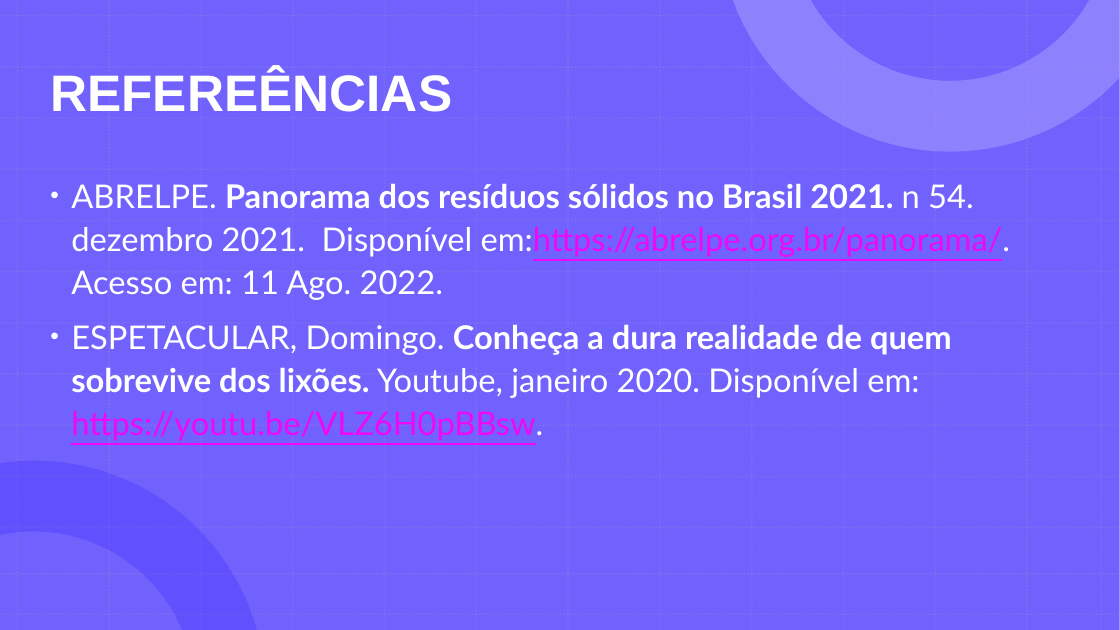
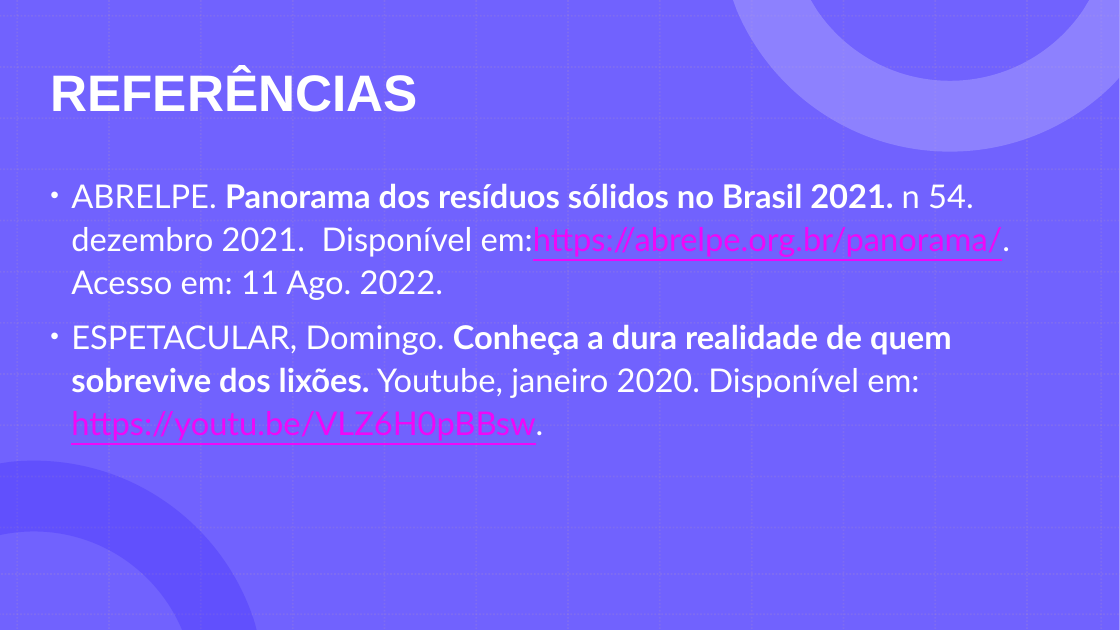
Before and after one commit to GabrielDSS0/ETEC-Coisas-Escolares, a slide deck: slide 31 of 1 etim ds 2022/EAMT/Trabalho Acadêmico/Relatório (a importância dos ecopontos)/A importância da separação dos recicláveis 3/Ecopontos - EAMT.pptx (slide 33 before the commit). Drawn at 1120x630 pixels with LibreOffice and Linux fonts; fonts in the diff are those of the drawing. Boxes give left, top, right and bottom in pixels: in the first picture for what was removed or moved away, otherwise in the second. Text is boxed around its words. In the diff, an @@ line names an element or a change of style, - is before the commit and + after.

```diff
--- a/1 etim ds 2022/EAMT/Trabalho Acadêmico/Relatório (a importância dos ecopontos)/A importância da separação dos recicláveis 3/Ecopontos - EAMT.pptx
+++ b/1 etim ds 2022/EAMT/Trabalho Acadêmico/Relatório (a importância dos ecopontos)/A importância da separação dos recicláveis 3/Ecopontos - EAMT.pptx
@@ title at (x1=50, y1=70, x2=418, y2=112): text changed @@
-REFEREÊNCIAS
+REFERÊNCIAS
```
Also in this commit, not shown: 4 other slides changed, 2 slides removed, 1 other file.
